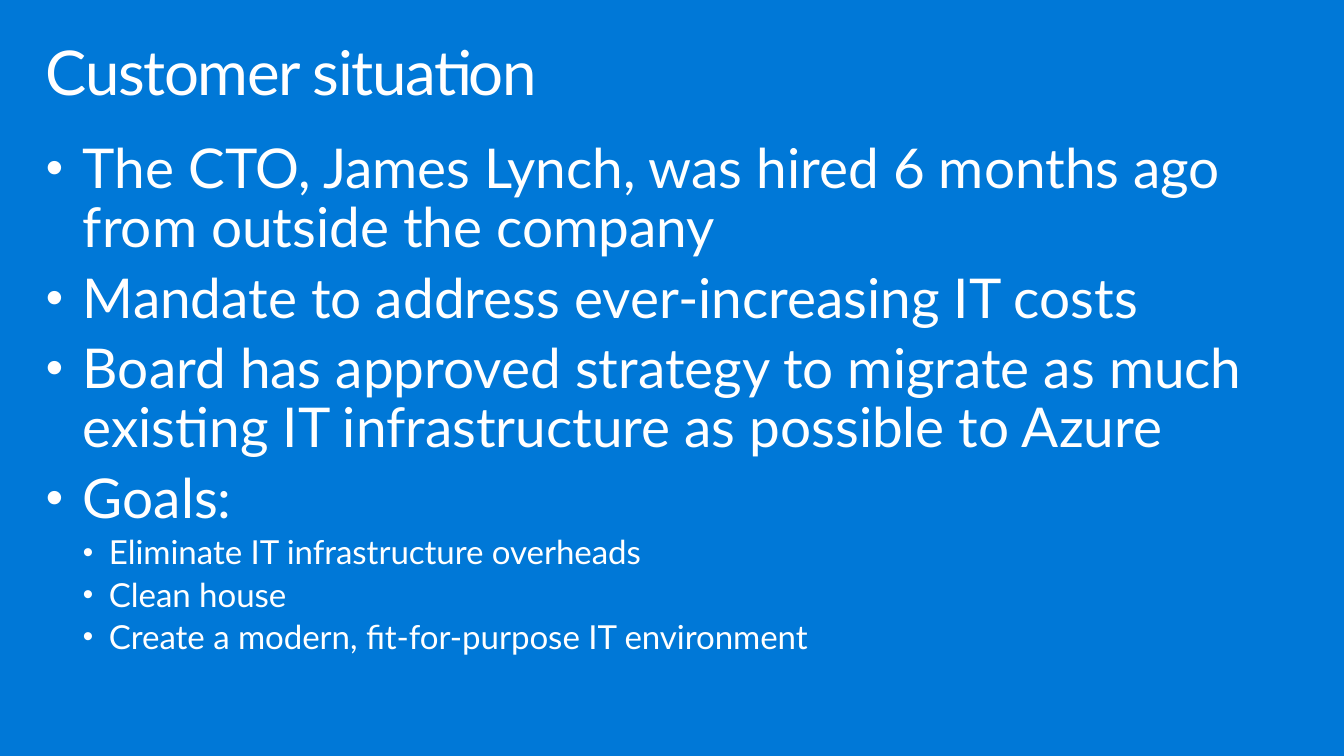
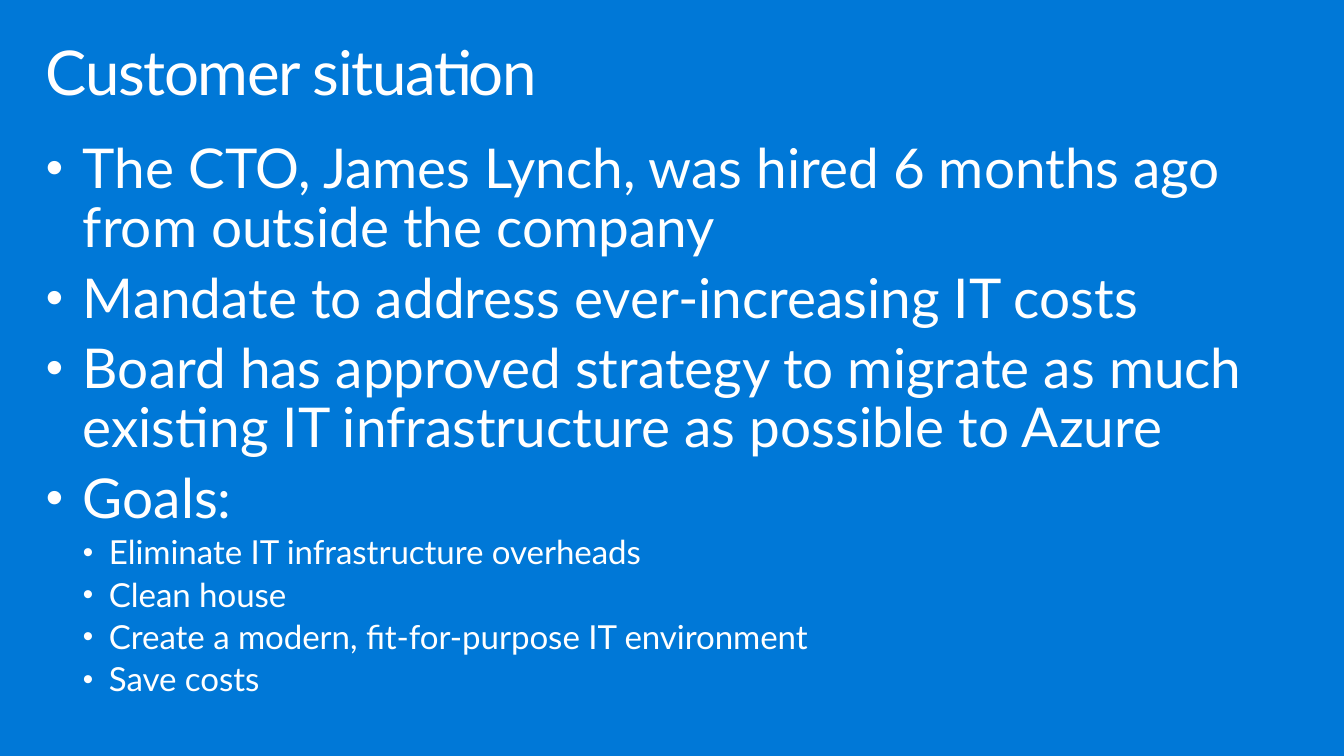
Before and after one commit to yachoukh/MCW-Line-of-business-application-migration, a slide deck: slide 7 of Whiteboard design session/WDS trainer presentation - Azure Migration.pptx. Drawn at 1344x756 pixels with LibreOffice and Linux fonts; fonts in the diff are those of the drawing. Boxes give left, top, right and bottom in pixels: in the first picture for what was removed or moved away, otherwise in the second. Text is boxed around its words. In the diff, an @@ line names an element or a change of style, - is before the commit and + after.

```diff
--- a/Whiteboard design session/WDS trainer presentation - Azure Migration.pptx
+++ b/Whiteboard design session/WDS trainer presentation - Azure Migration.pptx
@@ text at <box>109,667,259,692</box>: paragraph added @@
+  • Save costs
```
Also in this commit, not shown: 1 other slide changed, 2 slides added, 2 other files.
